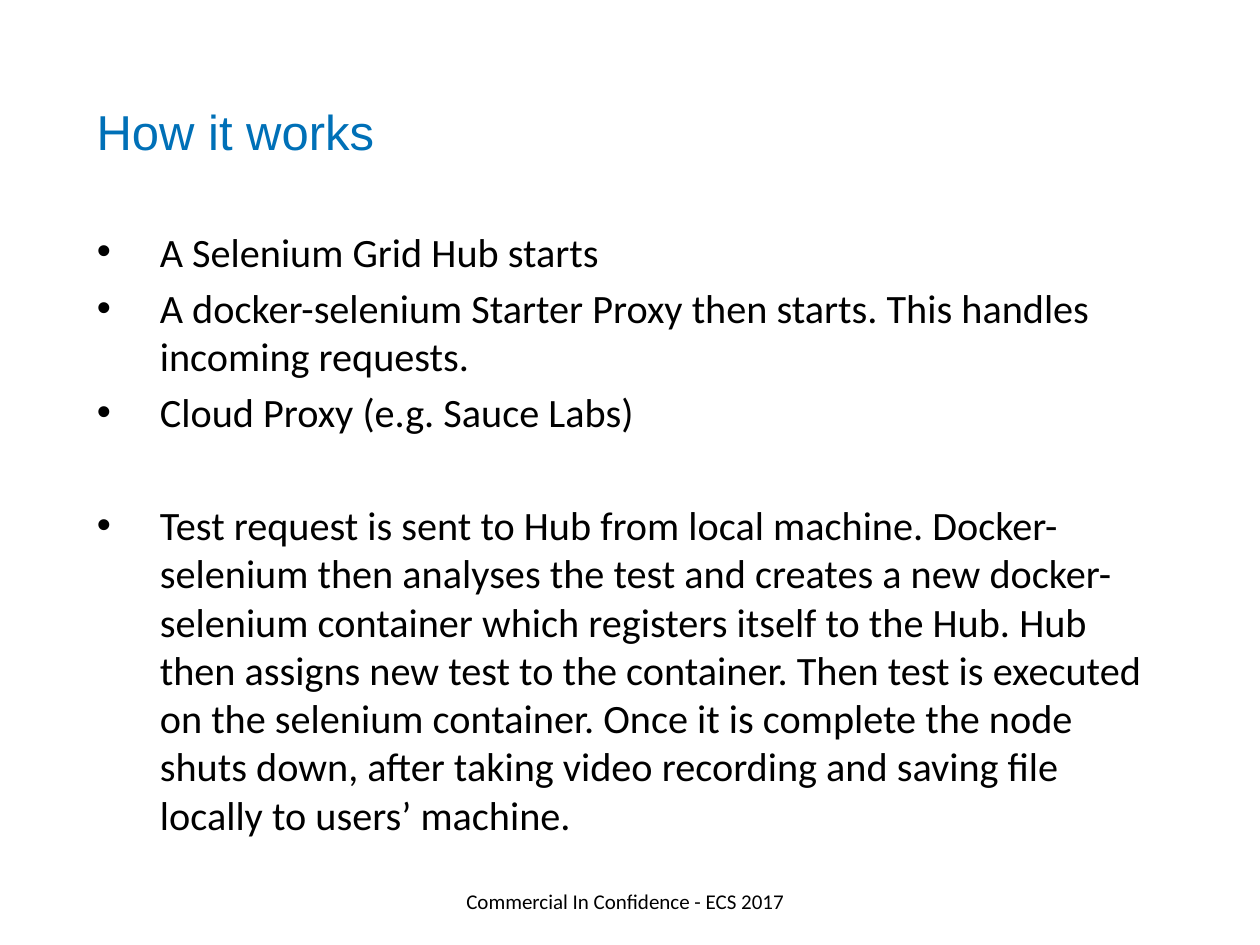
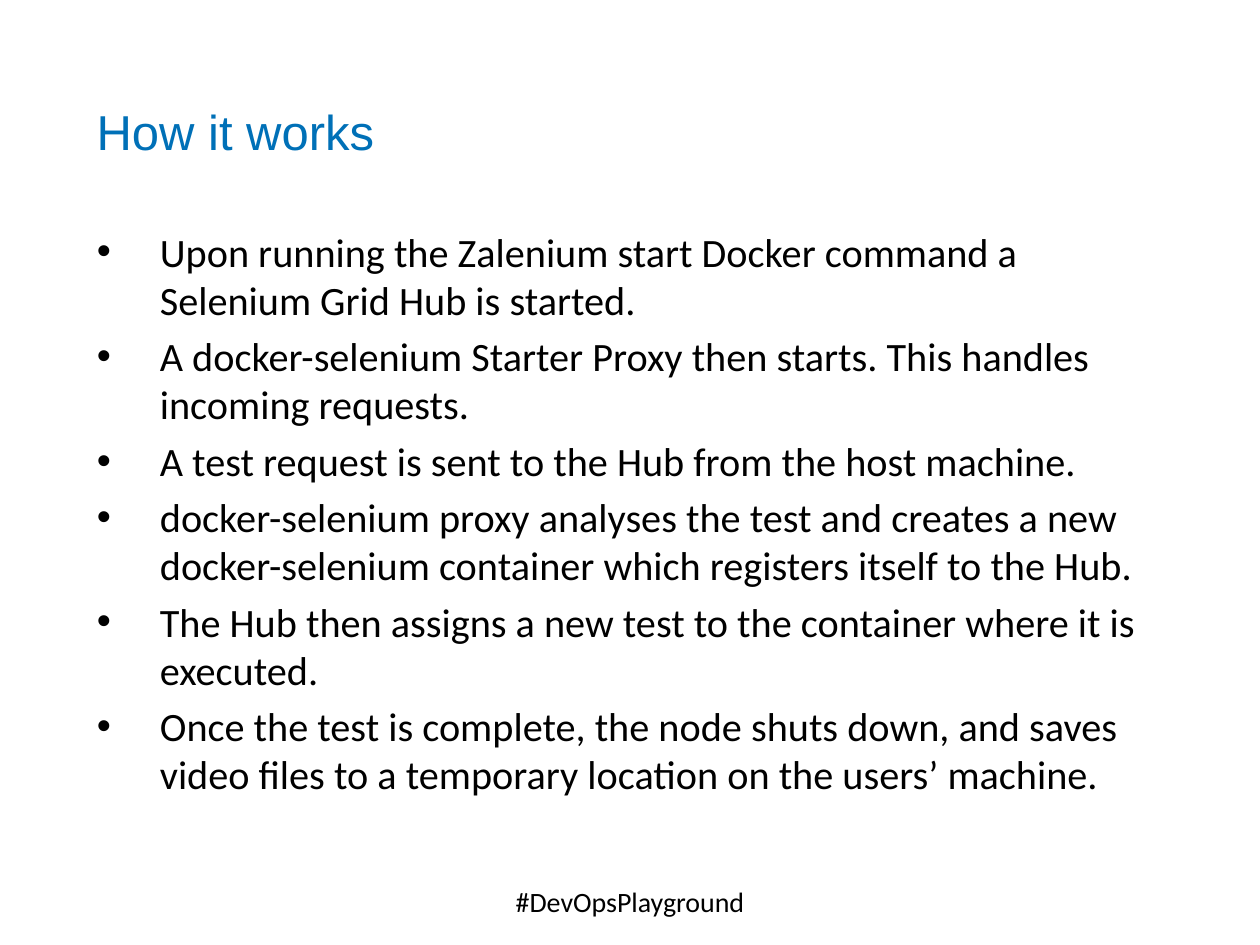
Before and after one commit to DevOpsPlayground/Hands-on-with-Selenium-Auto-Scaling-using-Docker-and-Zalenium, a slide deck: slide 8 of ECS_Digital_Template.pptx. Drawn at 1260x945 pixels with LibreOffice and Linux fonts; fonts in the diff are those of the drawing; background and template pictures are left out. Boxes give left, top, right and bottom in pixels: in the first picture for what was removed or moved away, otherwise in the second. Text is boxed around its words. In the diff, an @@ line names an element or a change of style, - is before the commit and + after.

```diff
--- a/ECS_Digital_Template.pptx
+++ b/ECS_Digital_Template.pptx
@@ text at [160, 239, 1017, 316]: text changed @@
-• A Selenium Grid Hub starts
+• Upon running the Zalenium start Docker command a Selenium Grid Hub is started.
@@ text at [160, 448, 1135, 796]: text changed @@
-• Cloud Proxy (e.g. Sauce Labs)
-• Test request is sent to Hub from local machine. Docker-selenium then analyses the test and creates a new docker-selenium container which registers itself to the Hub. Hub then assigns new test to the container. Then test is executed on the selenium container. Once it is complete the node shuts down, after taking video recording and saving file locally to users’ machine.
+• A test request is sent to the Hub from the host machine.
+• docker-selenium proxy analyses the test and creates a new docker-selenium container which registers itself to the Hub.
+• The Hub then assigns a new test to the container where it is executed.
+• Once the test is complete, the node shuts down, and saves video files to a temporary location on the users’ machine.
@@ text at [516, 892, 744, 917]: text changed; size 12 to 16 pt @@
-Commercial In Confidence - ECS 2017
+#DevOpsPlayground
```
Also in this commit, not shown: 10 other slides changed, 2 slides added, 6 other files.
